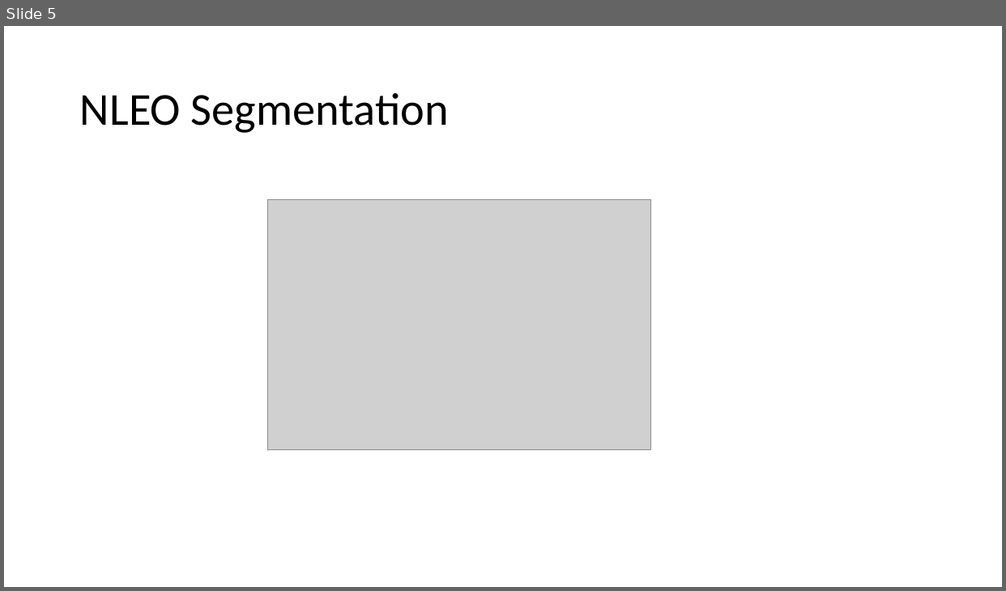
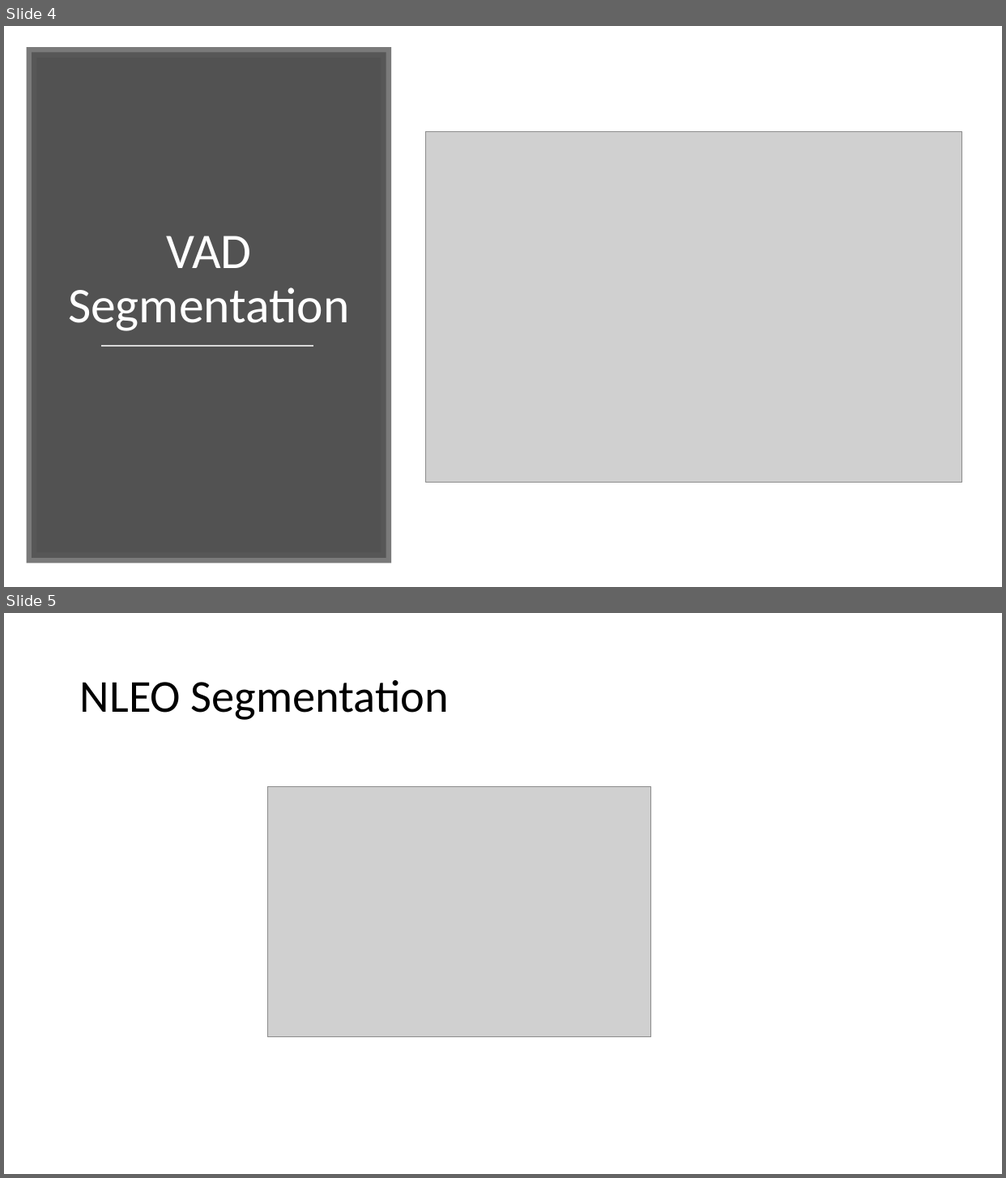
Before and after one commit to vkoil/pempheris-adspersa-alphabetisation, a slide deck: Bigeye Vocalisation.pptx. Shown one above the other, each under a label of ours: slide 5 before the commit, slides 4 and 5 after it. The pictures are 1006x591 and 1006x1178 pixels, drawn with LibreOffice and Linux fonts; fonts in the diff are those of the drawing; grey boxes stand for pictures. Boxes give left, top, right and bottom in pixels: in the first picture for what was removed or moved away, otherwise in the second. Text is boxed around its words. In the diff, an @@ line names an element or a change of style, - is before the commit and + after.

```diff
--- a/Bigeye Vocalisation.pptx
+++ b/Bigeye Vocalisation.pptx
@@ slide 4 added at (x1=4, y1=26, x2=1002, y2=587), background #FFFFFF @@
@@ rectangle added at (x1=32, y1=52, x2=386, y2=558), fill #404040 at 90% opacity, outline #595959 10 pt @@
@@ picture added at (x1=426, y1=132, x2=963, y2=483) @@
@@ title added at (x1=68, y1=236, x2=349, y2=331), 48 pt, text #FFFFFF @@
+VAD Segmentation
@@ line added from (101, 347) to (313, 347), #D9D9D9 1.75 pt @@
```
Also in this commit, not shown: 1 slide changed, 2 other slides added, 3 slides removed.
